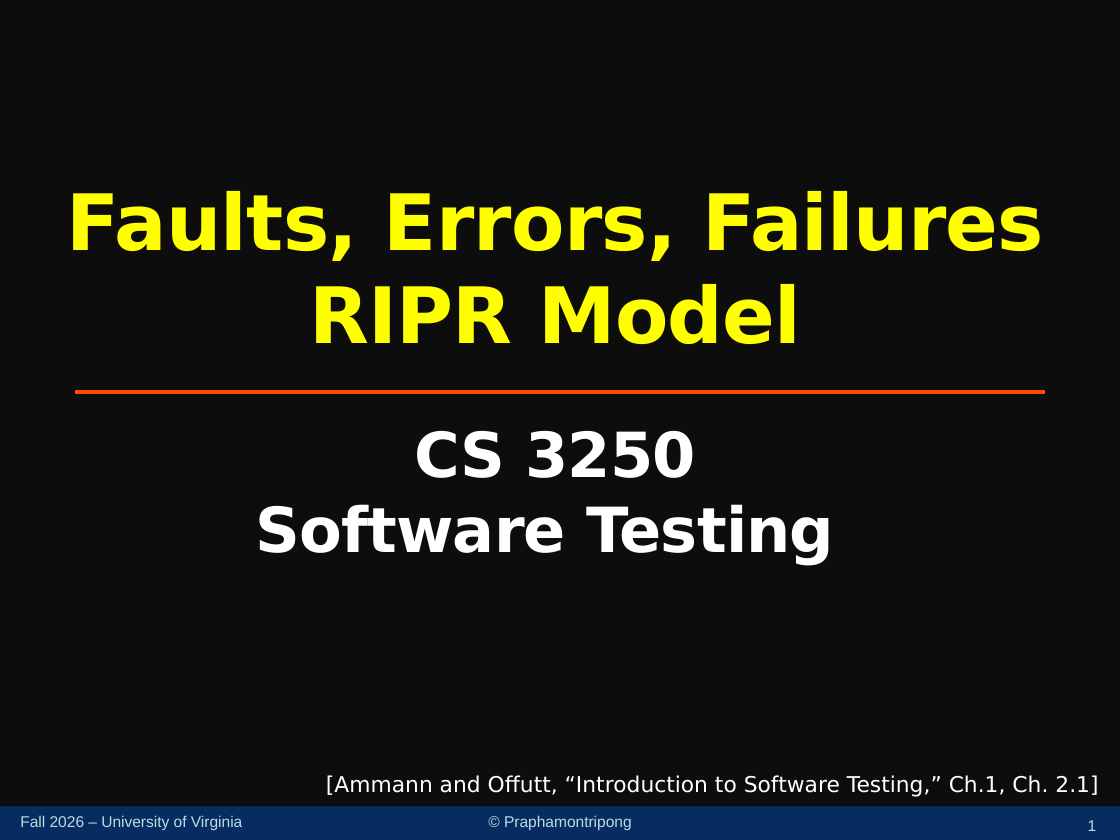
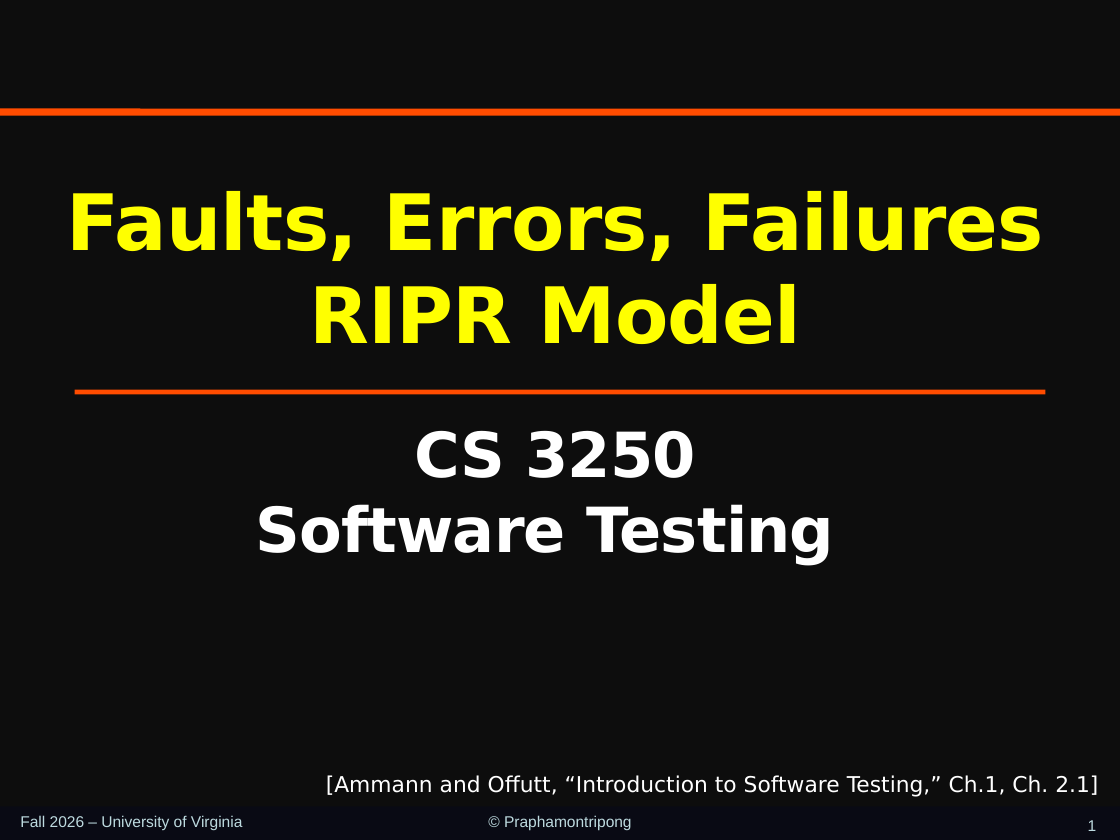
Before and after one commit to wenxiwang/wenxiwang.github.io, a slide deck: slide 1 of st-3250-schedule/slides/3250meet09-FaultsErrorsFailures.pptx. Drawn at 1120x840 pixels with LibreOffice and Linux fonts; fonts in the diff are those of the drawing. Boxes give left, top, right and bottom in pixels: in the first picture for what was removed or moved away, otherwise in the second. Text is boxed around its words. In the diff, an @@ line names an element or a change of style, - is before the commit and + after.

```diff
--- a/st-3250-schedule/slides/3250meet09-FaultsErrorsFailures.pptx
+++ b/st-3250-schedule/slides/3250meet09-FaultsErrorsFailures.pptx
@@ line added from (0, 112) to (1120, 112), #FF4C00 4.5 pt @@
@@ rectangle at (x1=0, y1=806, x2=1120, y2=840): fill #072C62 to #090A14 @@
```
Also in this commit, not shown: 9 other slides changed, 2 slides added, 1 other file.
